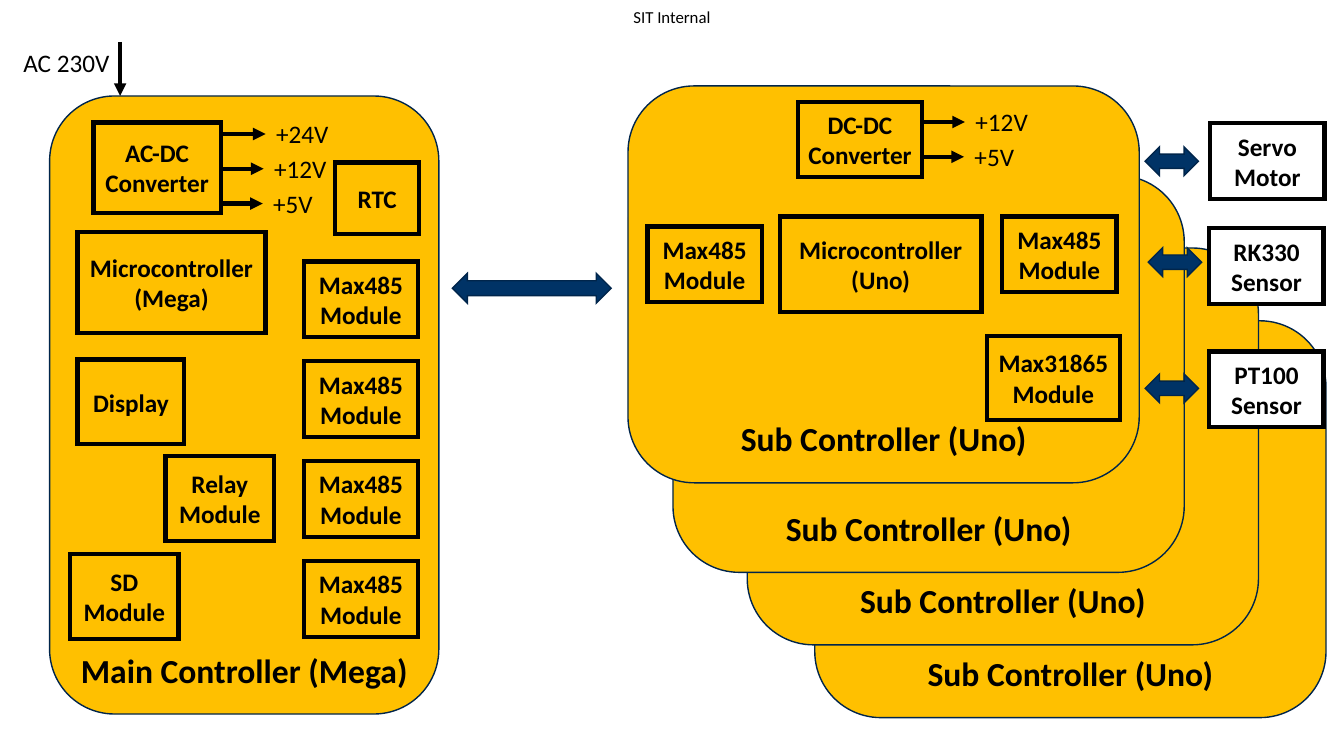
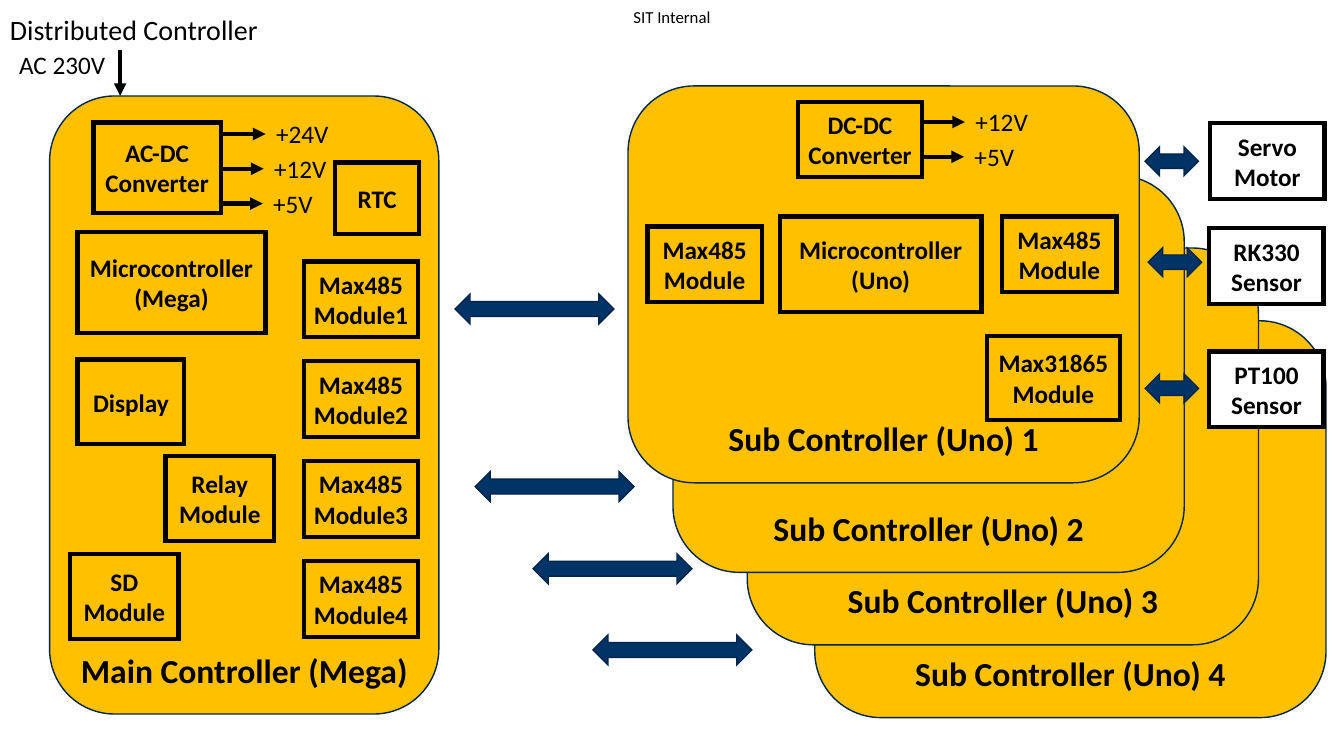
Before and after one commit to kanglc/Hashtag, a slide deck: slide 8 of Docs/thermal_controller_blockdiagram.pptx. Drawn at 1344x756 pixels with LibreOffice and Linux fonts; fonts in the diff are those of the drawing; background and template pictures are left out. Boxes give left, top, right and bottom in pixels: in the first picture for what was removed or moved away, otherwise in the second. Text is boxed around its words. In the diff, an @@ line names an element or a change of style, - is before the commit and + after.

```diff
--- a/Docs/thermal_controller_blockdiagram.pptx
+++ b/Docs/thermal_controller_blockdiagram.pptx
@@ text added at <box>10,20,257,41</box>, 20 pt, text #000000 @@
+Distributed Controller
@@ text "AC 230V": place and size @@
-text "AC 230V" at <box>23,55,110,72</box>
+text "AC 230V" at <box>19,57,106,74</box>
@@ arrow moved from (120, 42) - (120, 96) to (120, 50) - (120, 96) @@
@@ left right arrow: place and size @@
-left right arrow at <box>453,273,612,303</box>
+left right arrow at <box>455,294,614,325</box>
@@ text in rectangle at <box>314,306,408,325</box>: text changed @@
-Module
+Module1
@@ text in rectangle at <box>314,406,408,425</box>: text changed @@
-Module
+Module2
@@ text in rounded rectangle at <box>728,426,1039,456</box>: text changed @@
-Sub Controller (Uno)
+Sub Controller (Uno) 1
@@ left right arrow added at <box>475,472,634,502</box>, fill #003366, outline #00264B 1 pt @@
@@ text in rectangle at <box>314,506,408,525</box>: text changed @@
-Module
+Module3
@@ text in rounded rectangle at <box>773,516,1084,546</box>: text changed @@
-Sub Controller (Uno)
+Sub Controller (Uno) 2
@@ left right arrow added at <box>533,554,693,584</box>, fill #003366, outline #00264B 1 pt @@
@@ text in rounded rectangle at <box>848,588,1158,618</box>: text changed @@
-Sub Controller (Uno)
+Sub Controller (Uno) 3
@@ text in rectangle at <box>314,606,408,625</box>: text changed @@
-Module
+Module4
@@ left right arrow added at <box>593,635,752,665</box>, fill #003366, outline #00264B 1 pt @@
@@ text in rounded rectangle at <box>915,661,1225,691</box>: text changed @@
-Sub Controller (Uno)
+Sub Controller (Uno) 4
```
Also in this commit, not shown: 6 other slides changed, 1 slide added, 6 other files.
